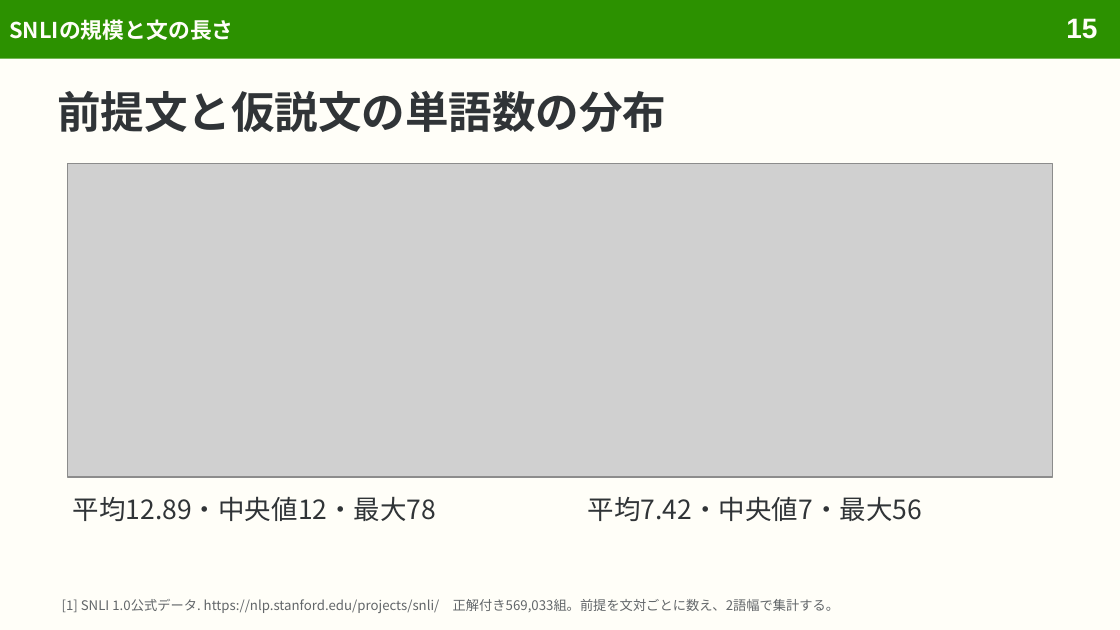
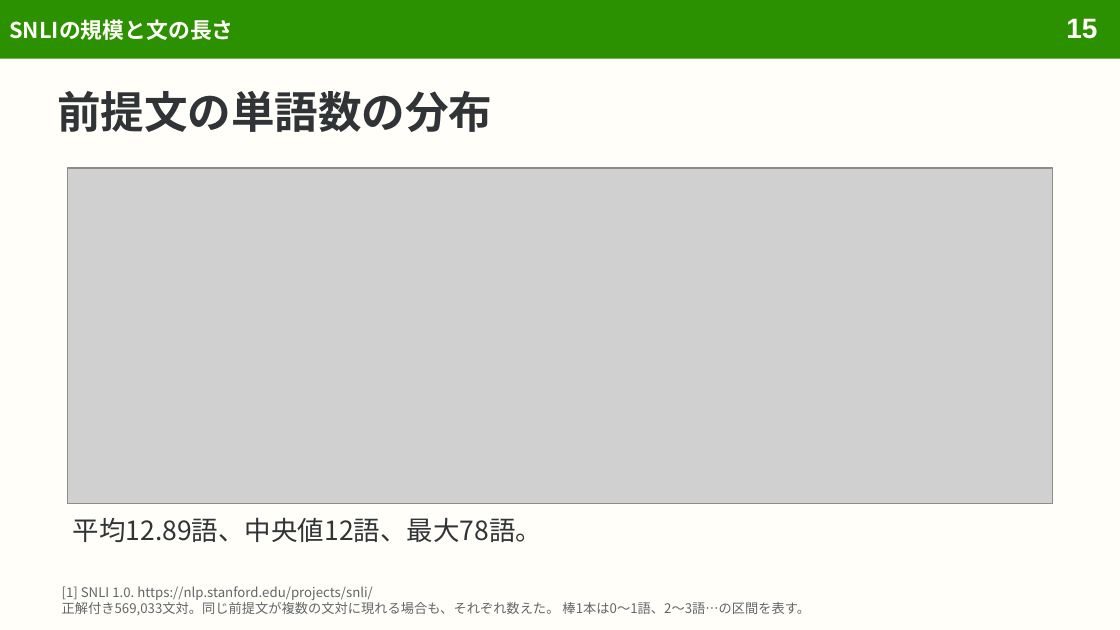
Before and after one commit to sasakiy84/datasets-in-10-minutes, a slide deck: slide 15 of slides/datasets-in-10-minutes-snli.pptx. Drawn at 1120x630 pixels with LibreOffice and Linux fonts; fonts in the diff are those of the drawing; grey boxes stand for pictures. Boxes give left, top, right and bottom in pixels: in the first picture for what was removed or moved away, otherwise in the second. Text is boxed around its words. In the diff, an @@ line names an element or a change of style, - is before the commit and + after.

```diff
--- a/slides/datasets-in-10-minutes-snli.pptx
+++ b/slides/datasets-in-10-minutes-snli.pptx
@@ title at bbox=[57, 91, 492, 132]: text changed @@
-前提文と仮説文の単語数の分布
+前提文の単語数の分布
@@ picture: place and size @@
-picture at bbox=[67, 164, 1053, 477]
+picture at bbox=[67, 168, 1053, 504]
@@ text removed at bbox=[588, 496, 922, 521] @@
-平均7.42・中央値7・最大56
@@ text at bbox=[73, 517, 543, 542]: text changed @@
-平均12.89・中央値12・最大78
+平均12.89語、中央値12語、最大78語。
@@ text at bbox=[62, 586, 810, 615]: text changed @@
-[1] SNLI 1.0公式データ. https://nlp.stanford.edu/projects/snli/ 正解付き569,033組。前提を文対ごとに数え、2語幅で集計する。
+[1] SNLI 1.0. https://nlp.stanford.edu/projects/snli/
+正解付き569,033文対。同じ前提文が複数の文対に現れる場合も、それぞれ数えた。 棒1本は0〜1語、2〜3語…の区間を表す。
```
Also in this commit, not shown: 36 other slides changed, 1 slide added, 10 other files.
